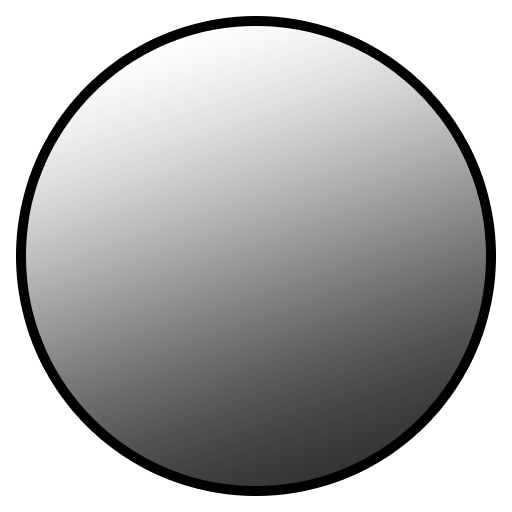
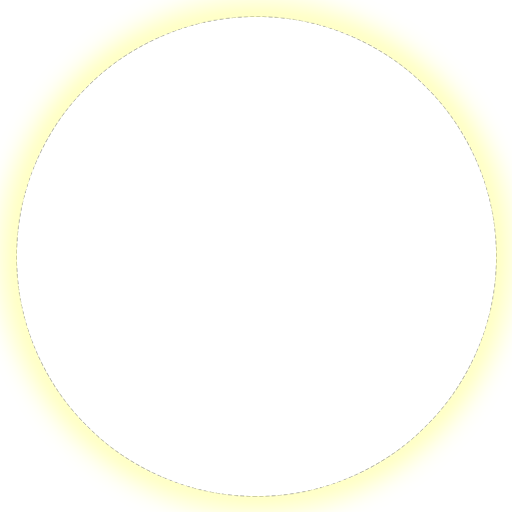
The second 512 × 512 image is a revision of the first. Changes to its layers:
added layer "Highlight" above "Ellipse 1" over [0, 0, 512, 512]
hid "Ellipse 1", painted on it over [21, 21, 491, 491]
